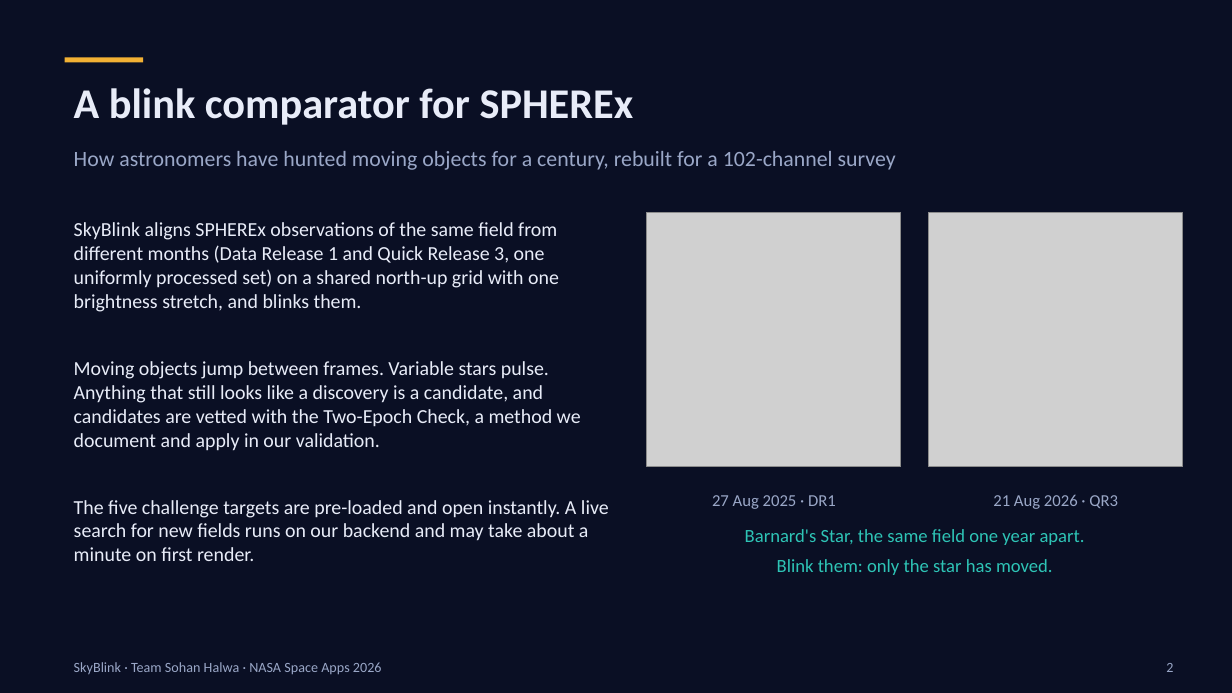
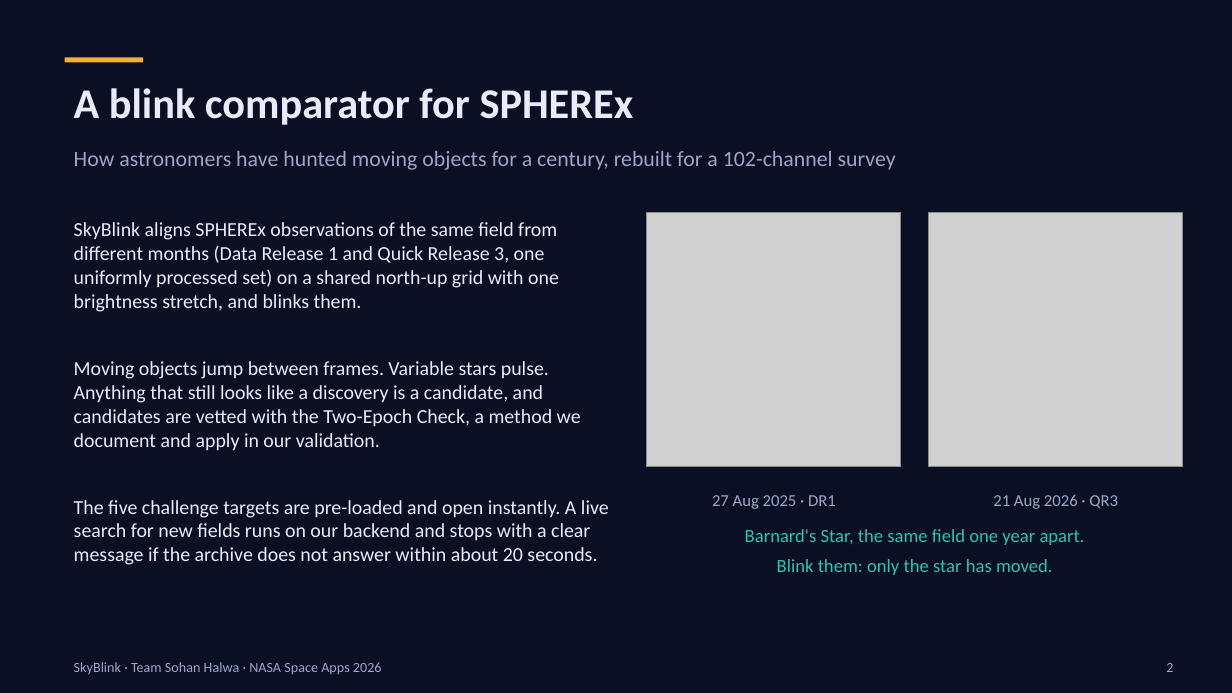
Before and after one commit to Daimx1214/skyblink, a slide deck: slide 2 of docs/skyblink-deck.pptx. Drawn at 1232x693 pixels with LibreOffice and Linux fonts; fonts in the diff are those of the drawing; grey boxes stand for pictures. Boxes give left, top, right and bottom in pixels: in the first picture for what was removed or moved away, otherwise in the second. Text is boxed around its words. In the diff, an @@ line names an element or a change of style, - is before the commit and + after.

Commit message:
SkyBlink fix round 2: docs — submission copy and deck updated

```diff
--- a/docs/skyblink-deck.pptx
+++ b/docs/skyblink-deck.pptx
@@ text at (74, 500, 609, 565): text changed @@
-The five challenge targets are pre-loaded and open instantly. A live search for new fields runs on our backend and may take about a minute on first render.
+The five challenge targets are pre-loaded and open instantly. A live search for new fields runs on our backend and stops with a clear message if the archive does not answer within about 20 seconds.
```
Also in this commit, not shown: 1 other file.
